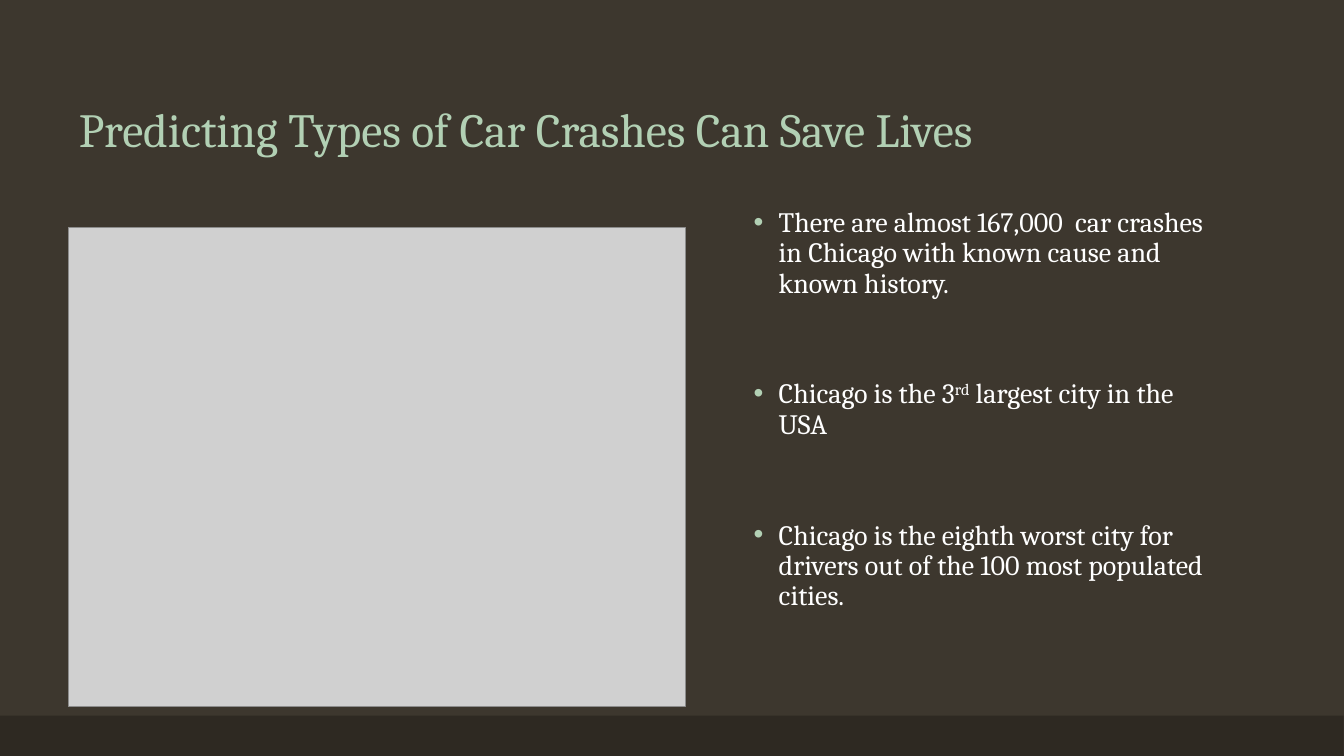
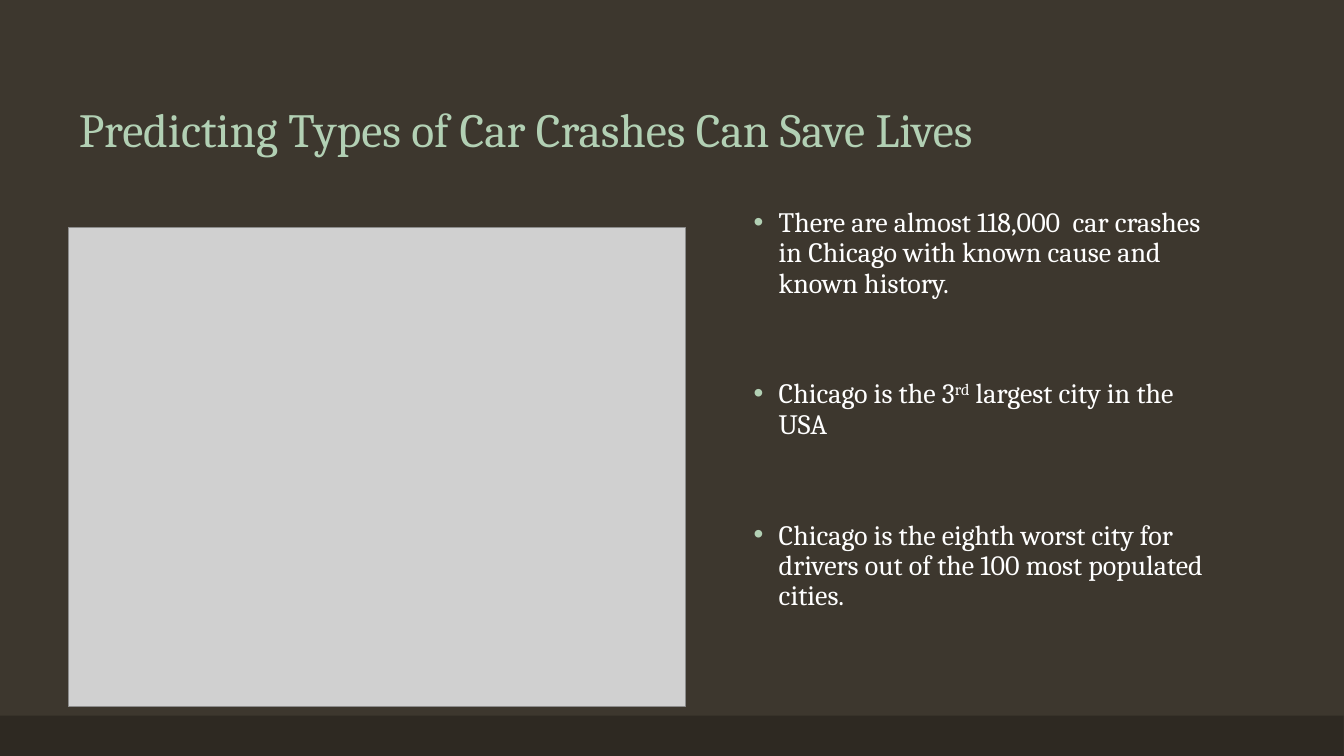
Before and after one commit to vinayakmodgil/Car-crash-prediction-in-Chicago, a slide deck: slide 2 of chicago.pptm. Drawn at 1344x756 pixels with LibreOffice and Linux fonts; fonts in the diff are those of the drawing; grey boxes stand for pictures. Boxes give left, top, right and bottom in pixels: in the first picture for what was removed or moved away, otherwise in the second. Text is boxed around its words. In the diff, an @@ line names an element or a change of style, - is before the commit and + after.

```diff
--- a/chicago.pptm
+++ b/chicago.pptm
@@ text at [779,212,1200,299]: text changed @@
-• There are almost 167,000 car crashes in Chicago with known cause and known history.
+• There are almost 118,000 car crashes in Chicago with known cause and known history.
```
Also in this commit, not shown: 7 slides added, 7 slides removed, 1 other file.
